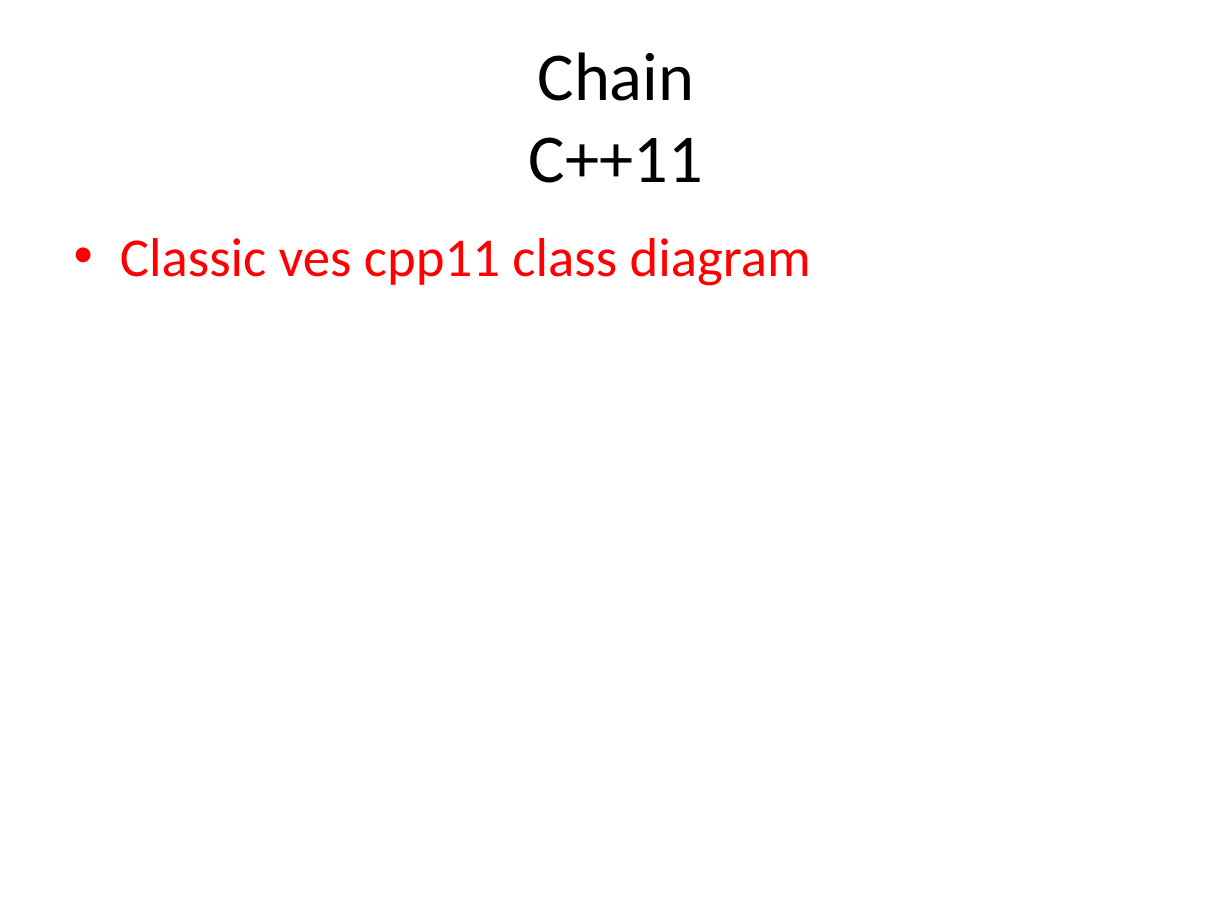
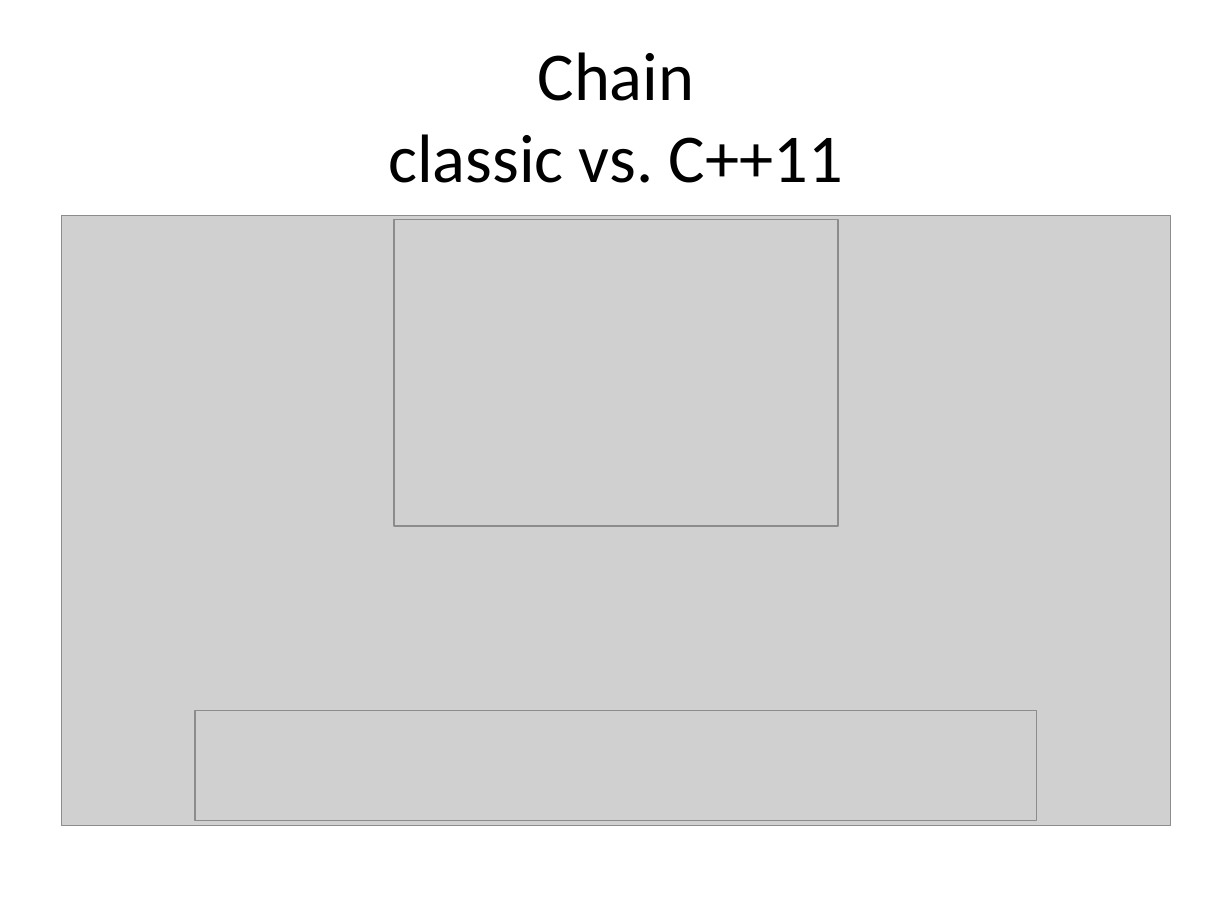
Before and after one commit to kamyu104/GofPatterns, a slide deck: slide 23 of Effective patterns.ppt (slide 34 before the commit). Drawn at 1232x924 pixels with LibreOffice and Linux fonts; fonts in the diff are those of the drawing; grey boxes stand for pictures. Boxes give left, top, right and bottom in pixels: in the first picture for what was removed or moved away, otherwise in the second. Text is boxed around its words. In the diff, an @@ line names an element or a change of style, - is before the commit and + after.

```diff
--- a/Effective patterns.ppt
+++ b/Effective patterns.ppt
@@ title at (x1=388, y1=52, x2=843, y2=183): text changed @@
-Chain
-C++11
+Chain
+classic vs. C++11
@@ picture added at (x1=62, y1=216, x2=1170, y2=825) @@
@@ text removed at (x1=120, y1=238, x2=811, y2=286) @@
-• Classic ves cpp11 class diagram
@@ picture added at (x1=394, y1=219, x2=838, y2=526) @@
@@ picture added at (x1=195, y1=711, x2=1036, y2=822) @@
```
Also in this commit, not shown: 7 other slides changed, 6 slides added, 1 slide removed, 2 other files.
